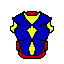
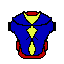
Before/after of a 64 × 64 layered artwork. What changed in the layer stack:
painted on "powerup copy" over 8, 20, 56, 41
